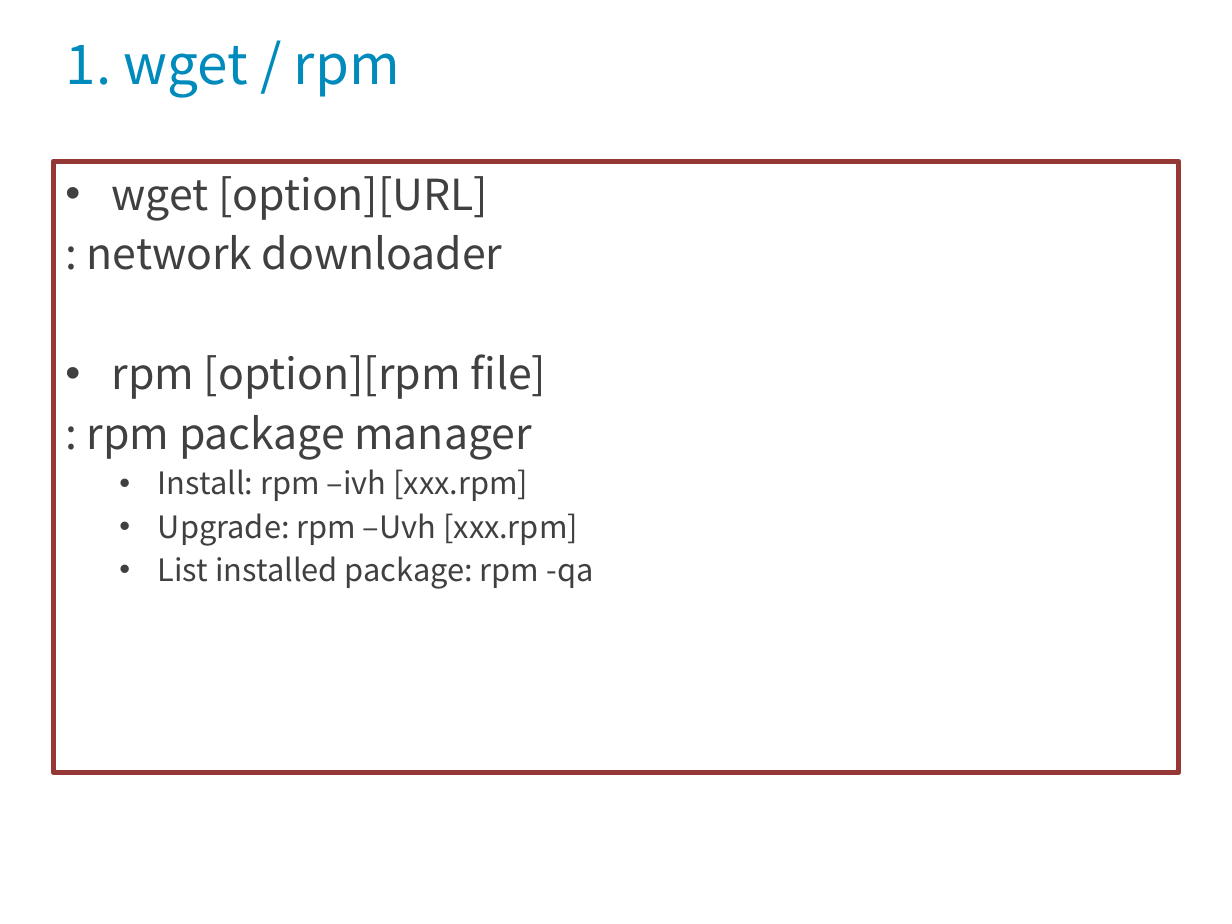
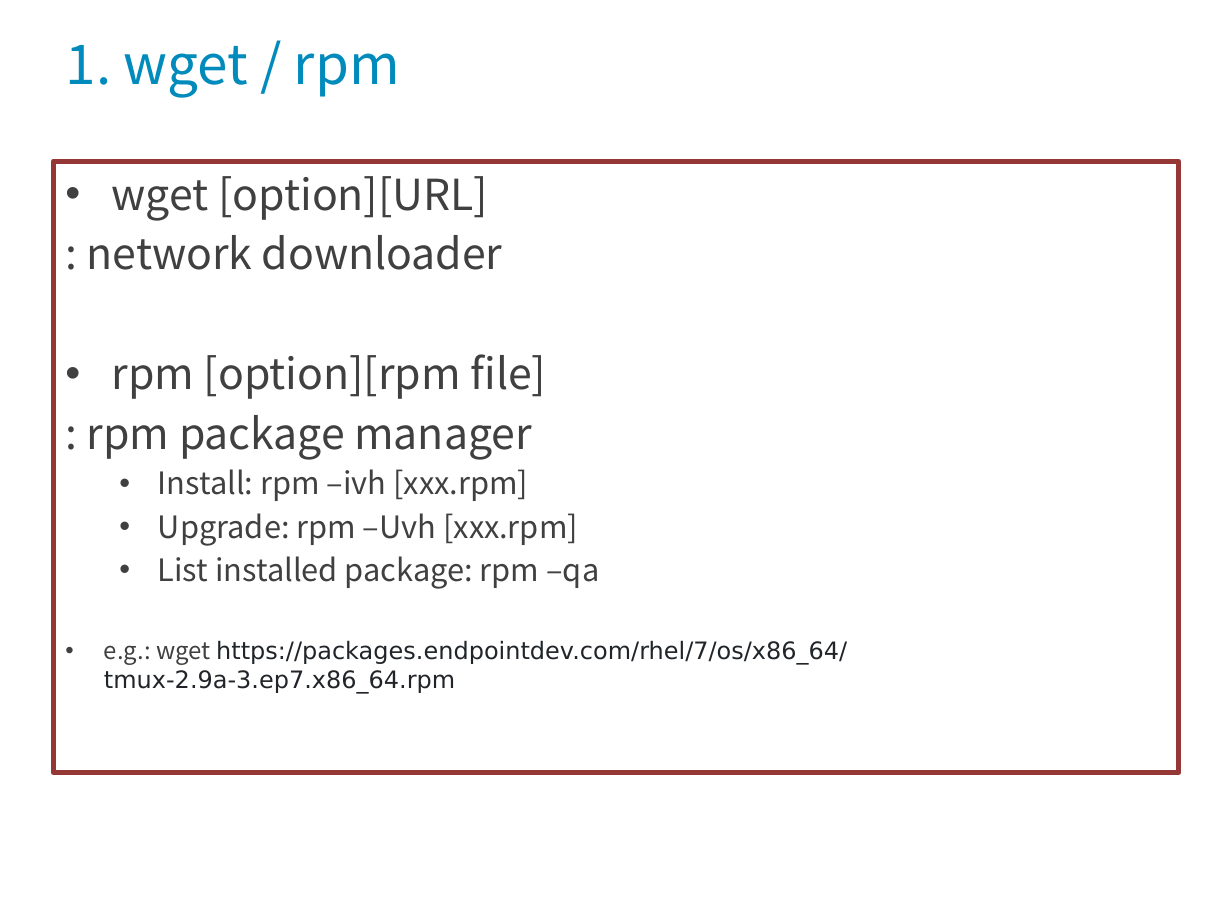
Before and after one commit to codefoolosopher/linuxedu, a slide deck: slide 3 of portfolio/Linux_OS_System_2022_1_s5.pptx. Drawn at 1232x924 pixels with LibreOffice and Linux fonts; fonts in the diff are those of the drawing; background and template pictures are left out. Boxes give left, top, right and bottom in pixels: in the first picture for what was removed or moved away, otherwise in the second. Text is boxed around its words. In the diff, an @@ line names an element or a change of style, - is before the commit and + after.

```diff
--- a/portfolio/Linux_OS_System_2022_1_s5.pptx
+++ b/portfolio/Linux_OS_System_2022_1_s5.pptx
@@ text at [104,556,847,694]: text changed; size 18 to 14 pt; font Noto Sans CJK KR to DejaVu Sans; text colour #404040 to #212529 @@
-  • List installed package: rpm -qa
+  • List installed package: rpm –qa
+• e.g.: wget https://packages.endpointdev.com/rhel/7/os/x86_64/tmux-2.9a-3.ep7.x86_64.rpm
```
Also in this commit, not shown: 1 other file.
